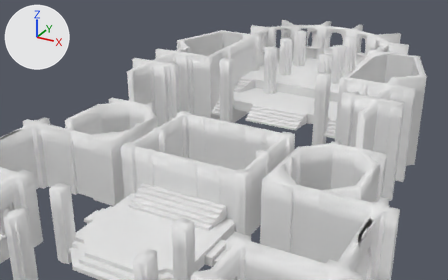
Two versions of the OBJ model model/Buildings/Chapel of Yondalla/Chappel.obj, one commit apart.
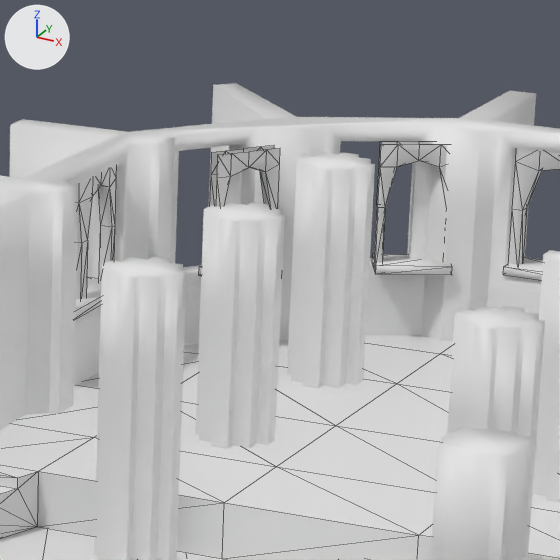
Old and new are each drawn from a camera (50 mm lens) standing at (23.37, -32.62, 26.68) and looking at (-9.35, 26.88, -3.07) and again close up on the part from 56% to 75% of the width and 3% to 33% of the height. The lights are fixed; the arrows at upper left show +X, +Y and +Z. The close-ups show mesh edges as thin lines. Where no turn or scale is listed for an object, it has been applied to the vertices.
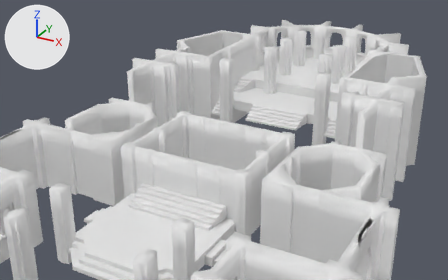
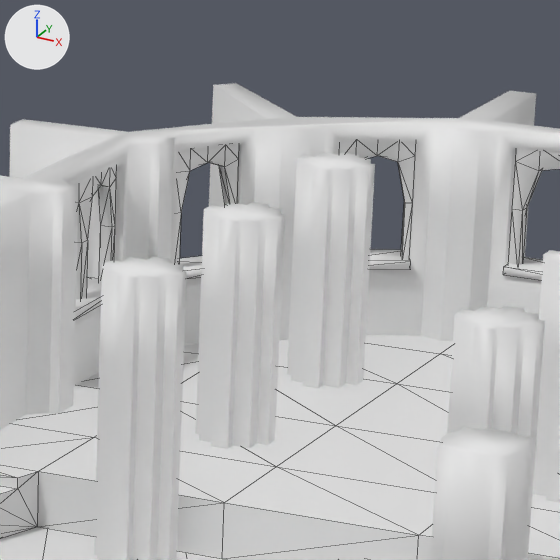
Commit message: Fixing Chappel Windows

Pixel boxes (x1, y1, x2, y2) of what changed, in the close-ups (560 x 560 px; the box of a moved part takes in the faces that stretch with it):
'Plane.012', reshaped: before (372, 141, 452, 275); after (340, 141, 416, 270)
'Plane.011', reshaped: before (199, 146, 280, 276); after (175, 145, 239, 279)
part 1 of me_plane_011, moved or reshaped: before (199, 266, 202, 276); after (179, 256, 202, 279)
part 2 of me_plane_011, moved or reshaped: before (210, 146, 280, 209); after (175, 145, 239, 264)
part 3 of me_plane_012, moved or reshaped: before (372, 254, 452, 275); after (369, 249, 411, 270)
part 4 of me_plane_012, moved or reshaped: before (374, 141, 447, 262); after (340, 141, 416, 258)

Edits to the bpy script that builds the scene:
```text
Change me_plane_011:
    where me_plane_011.from_pydata(...)  # 88 vertices, 112 faces; spans x -6.49..6.49, y 35.31..36.85, z 6.27..8.69
    used by ob_plane_011; location = (0.0, 0.0, 0.0)
    me_plane_011 part 1: the loose piece of 8 vertices spanning x -6.49..-5.03, y 35.31..36.85, z 6.27..6.43 is moved by (-0.83, 0.0, 0.0)
    me_plane_011 part 2: the loose piece of 36 vertices spanning x -6.23..-5.24, y 35.47..36.65, z 6.27..8.69 is moved by (-0.83, 0.0, 0.0)
Change me_plane_012:
    where me_plane_012.from_pydata(...)  # 88 vertices, 112 faces; spans x -3.96..3.96, y 37.46..38.84, z 6.27..8.69
    used by ob_plane_012; location = (0.0, 0.0, 0.0)
    me_plane_012 part 3: the loose piece of 8 vertices spanning x -3.96..-2.32, y 37.46..38.84, z 6.27..6.43 is moved by (-0.83, 0.0, 0.0)
    me_plane_012 part 4: the loose piece of 36 vertices spanning x -3.82..-2.43, y 37.7..38.55, z 6.27..8.69 is moved by (-0.83, 0.0, 0.0)
```
